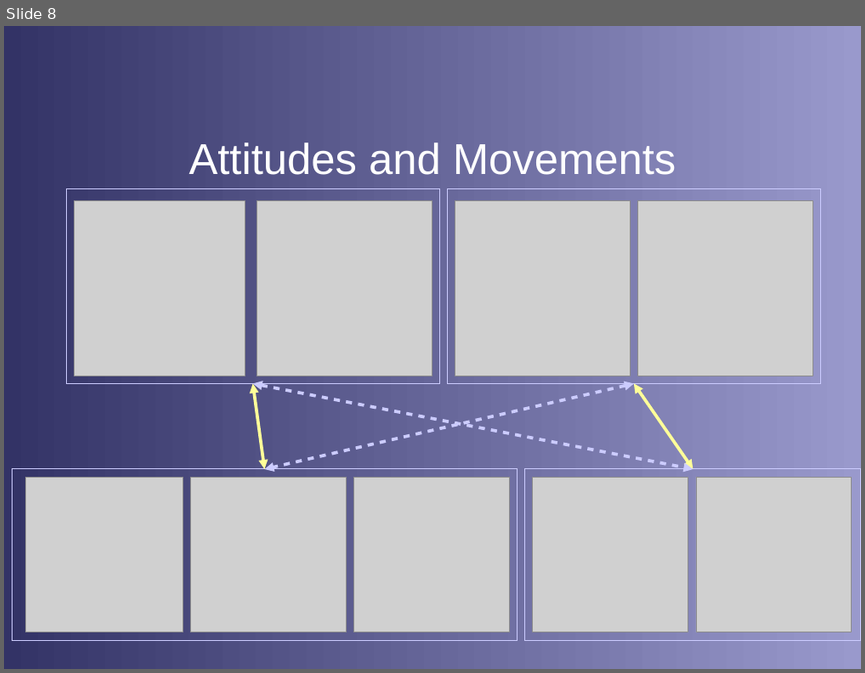
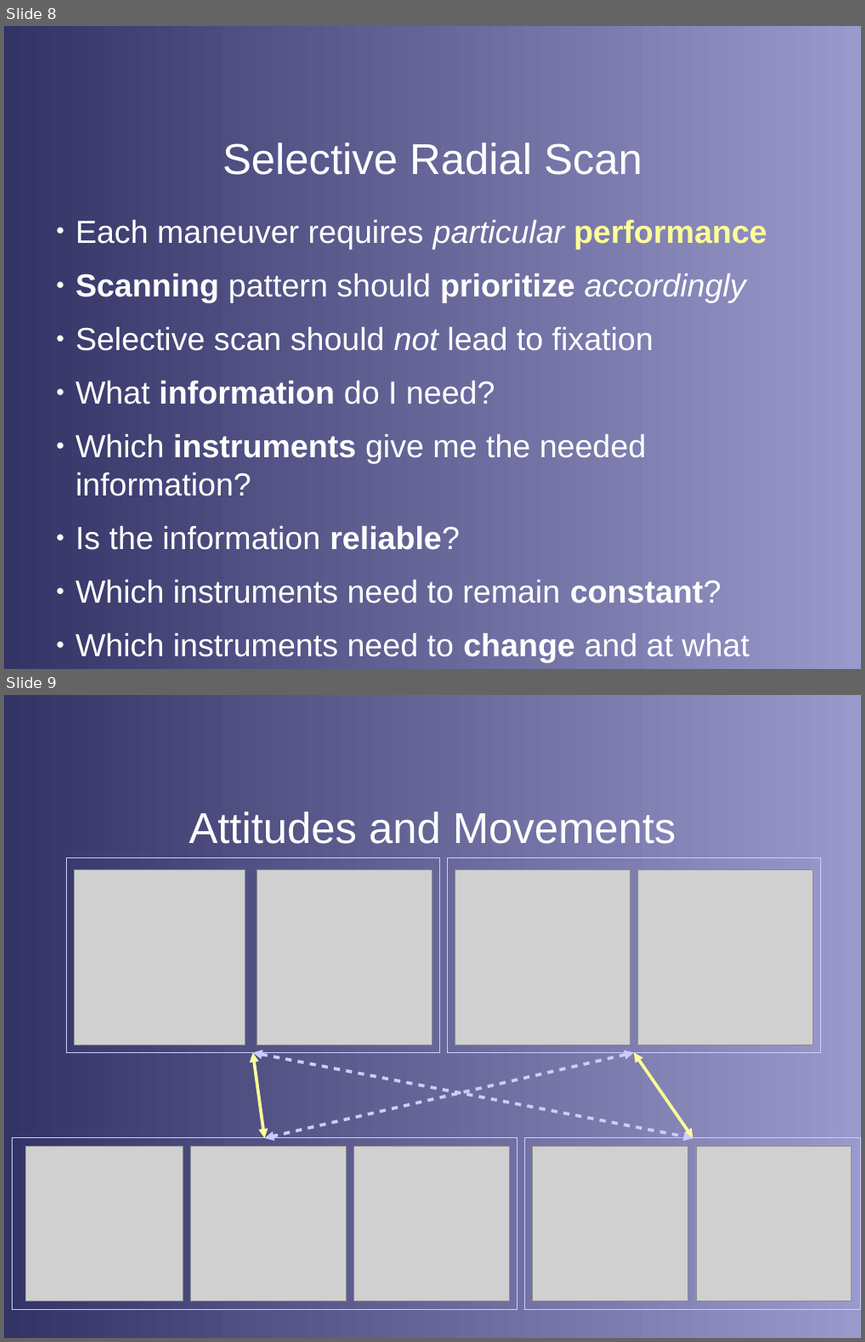
Before and after one commit to stephanheinemann/flight, a slide deck: FI/Instruments/Instruments.odp. Shown one above the other, each under a label of ours: slide 8 before the commit, slides 8 and 9 after it. The pictures are 865x673 and 865x1342 pixels, drawn with LibreOffice and Linux fonts; fonts in the diff are those of the drawing; grey boxes stand for pictures; background and template pictures are left out. Boxes give left, top, right and bottom in pixels: in the first picture for what was removed or moved away, otherwise in the second. Text is boxed around its words. In the diff, an @@ line names an element or a change of style, - is before the commit and + after.

Commit message:
extended instruments presentation

```diff
--- a/FI/Instruments/Instruments.odp
+++ b/FI/Instruments/Instruments.odp
@@ slide 8 added at box(4, 26, 861, 669), background gradient #333366 to #9999CC @@
@@ title added at box(222, 142, 642, 175), 40 pt, text #FFFFFF @@
+Selective Radial Scan
@@ text added at box(75, 219, 767, 663), 29.6 pt, text #FFFFFF @@
+● Each maneuver requires particular performance
+● Scanning pattern should prioritize accordingly
+● Selective scan should not lead to fixation
+● What information do I need?
+● Which instruments give me the needed information?
+● Is the information reliable?
+● Which instruments need to remain constant?
+● Which instruments need to change and at what rate?
@@ what was slide 8 is now slide 9 @@
```
Also in this commit, not shown: 3 slides changed, 9 other slides added, 4 slides removed, 6 other files.
